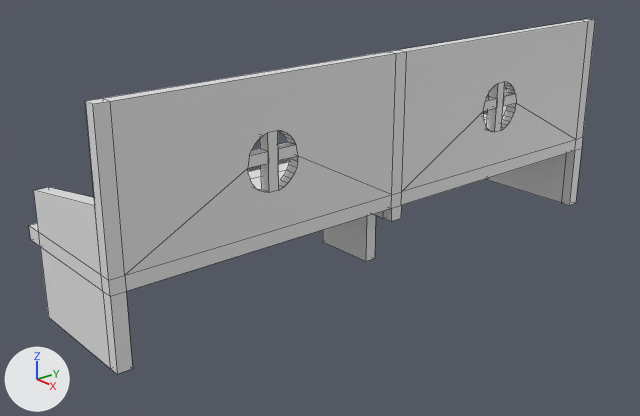
Before and after pictures for a commit that changed the Blender file church/seat.blend.
The view is the same before and after, from a 50 mm camera at (8.91, -8.5, 5.39) aimed at (-0.42, -0.63, 0.86). The axes (+X, +Y, +Z) are drawn at lower left. The lights are the same throughout. Mesh edges are drawn as thin lines.
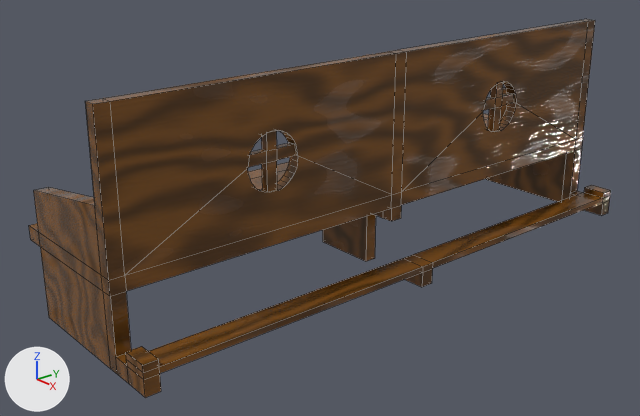
Changed parts and their boxes (x1, y1, x2, y2) in the pictures (640 x 416 px):
'Cube', reshaped (7% taller)
    before: (29, 19, 595, 374)
    after: (29, 19, 611, 398)
part 1 of me_cube_001, built on
    before: (103, 149, 582, 374)
    after: (103, 149, 611, 398)
part 2 of me_cube_001, built on
    both: (248, 82, 516, 193)
part 3 of me_cube_001, recoloured (grey to brown)
    both: (29, 19, 595, 368)

Edits to the bpy script that builds the scene:
```text
Add mat_wood:
    mat_wood = bpy.data.materials.new('Wood')
    # nodes: BsdfPrincipled, Bump, Mapping, Mix, OutputMaterial, TexCoord, TexNoise, TexWave, ValToRGB
    # colours: brown #734a1c, brown #a96c29, dark grey #494949, dark grey #505050
Change me_cube_001:
    used by ob_cube; location = (0.0, 0.0, 0.0)
    remove me_cube_001.from_pydata(...)  # 224 vertices, 170 faces; spans x -1.65..0.52, y -4.5..4.5, z 0.0..3.2
    add me_cube_001.from_pydata(...)  # 304 vertices, 246 faces; spans x -1.65..1.16, y -4.5..4.5, z 0.0..3.2
    me_cube_001 part 1
    6 faces are deleted
    16 vertices are added at x 0.52..1.16, y -4.5..4.5, z 0.0..0.32
    8 new vertices lie (0.27, 0.0, 0.0) away from vertices in x 0.52, y -4.5..4.5, z 0.0..0.23
    8 new vertices lie (0.37, 0.0, 0.0) away from vertices in x 0.79, y -4.5..4.5, z 0.0..0.23
    8 new vertices lie (0.0, 0.0, 0.09) away from vertices in x 0.79..1.16, y -4.5..4.5, z 0.23
    8 new vertices lie (0.0, 0.0, 0.09) away from vertices in x 0.79..1.16, y -4.5..4.5, z 0.32
    54 new faces join them
    me_cube_001 part 2
    16 vertices are removed from x 0.35..0.52, y -2.25..2.25, z 2.1..2.25
    24 faces are deleted
    16 vertices are added at x 0.38, y -2.57..2.57, z 1.72..2.49
    16 new vertices lie (-0.04, 0.0, 0.0) away from vertices in x 0.52, y -2.57..2.57, z 1.72..2.49
    8 new vertices lie (0.0, 0.0, 0.38) away from vertices in x 0.38..0.48, y -2.25..2.25, z 1.72
    8 new vertices lie (0.0, 0.0, -0.24) away from vertices in x 0.38..0.48, y -2.25..2.25, z 2.49
    52 new faces join them
    me_cube_001 part 3: 140 faces spanning x -1.65..0.52, y -4.5..4.5, z 0.0..3.2 switch from no material to mat_wood
```
